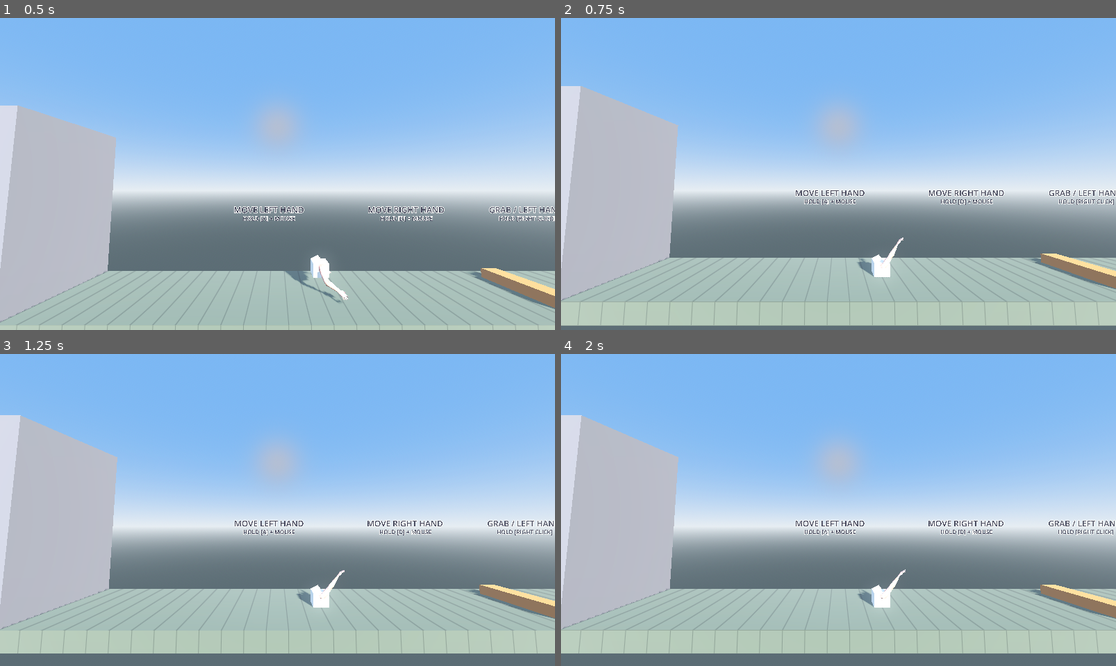
Above: before the commit, frames 1-4 (two rows, left to right).
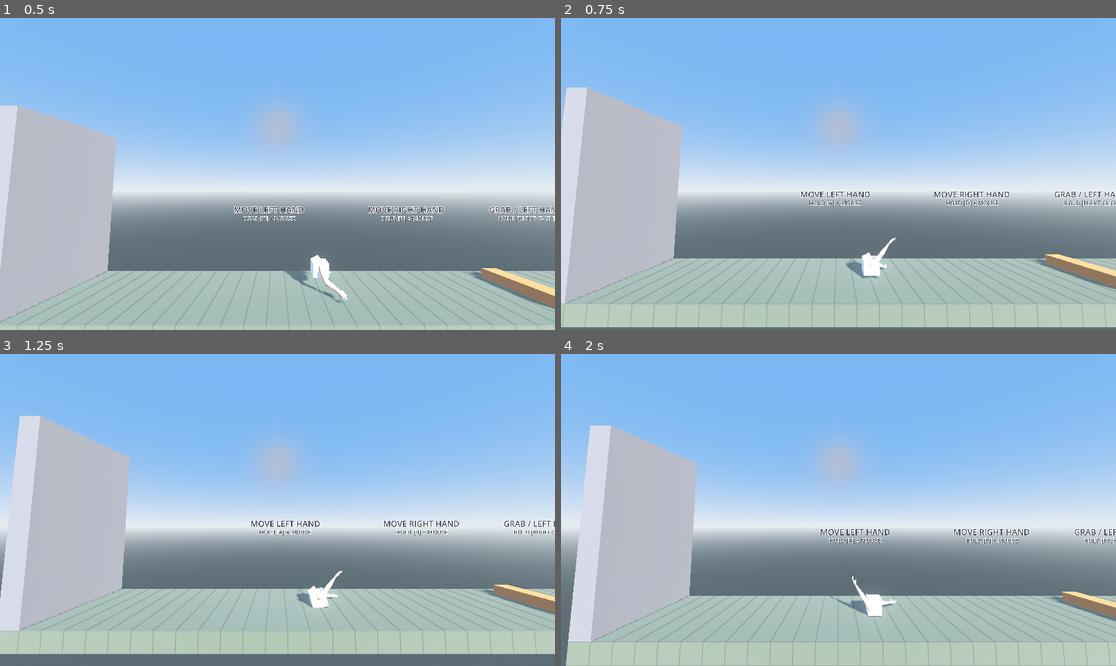
Above: after the commit, the same moments.

Repository: AnuragVinodh/arm-guy-game
Game: Godot game, scene res://scenes/levels/tutorial_level.tscn
The game is run twice, just before and just after one commit, with the same random seed, the same clock (stepped at 60 frames per second) and the same inputs.
Inputs (mouse positions are in pixels of both pictures, inside the frame that each line leads up to):
- Up to frame 1 (0.5 s): no input
- Up to frame 2 (0.75 s): move the mouse to (960, 158) at 0.52 s; hold D from 0.53 s (still down); click (960, 158) at 0.67 s
- Up to frame 3 (1.25 s): keep holding D
- Up to frame 4 (2 s): release D at 1.25 s; drag from (727, 525) to (810, 572) at 1.27 s

Frame 1 is identical in both runs. In frame 2, 5.2% of the frame differs, in the area x 0-100%, y 21-100%; in frame 3, 7.0%; in frame 4, 15%, in the area x 0-100%, y 19-100%.

Commit message:
reverse left right click control

Diff:
--- a/scenes/player/arms.gd
+++ b/scenes/player/arms.gd
@@ -16,11 +16,12 @@
 ##            While posed, a hand pressed on a surface pushes the body (see
 ##            _push_off) — that's how you scoot around without grabbing.
 ##   button — hold that mouse button to GRAB whatever the palm is touching, turning
-##            it into a pivot the body swings around; release to let go. Mapping is
-##            crossed: left click grabs with the RIGHT hand, right click the LEFT.
+##            it into a pivot the body swings around; release to let go. Each arm's
+##            grab button matches its pose key's side: A + left click = left arm,
+##            D + right click = right arm.
 const ARMS := [
-	{ "bicep": "bicep.l", "forearm": "forearm.l", "wrist": "wrist.l", "key": KEY_A, "button": MOUSE_BUTTON_RIGHT },
-	{ "bicep": "bicep.r", "forearm": "forearm.r", "wrist": "wrist.r", "key": KEY_D, "button": MOUSE_BUTTON_LEFT },
+	{ "bicep": "bicep.l", "forearm": "forearm.l", "wrist": "wrist.l", "key": KEY_A, "button": MOUSE_BUTTON_LEFT },
+	{ "bicep": "bicep.r", "forearm": "forearm.r", "wrist": "wrist.r", "key": KEY_D, "button": MOUSE_BUTTON_RIGHT },
 ]
 
 ## How far the hand can reach, as a fraction of the full arm length. Keeping this
Not shown, changed: CLAUDE.md
